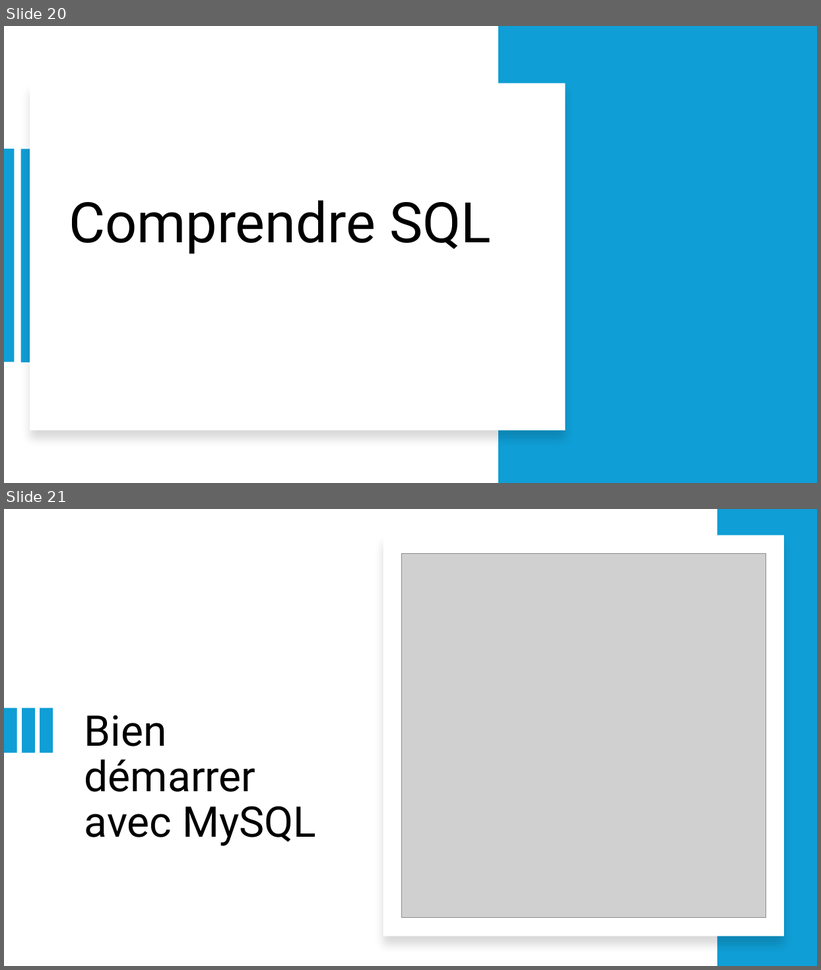
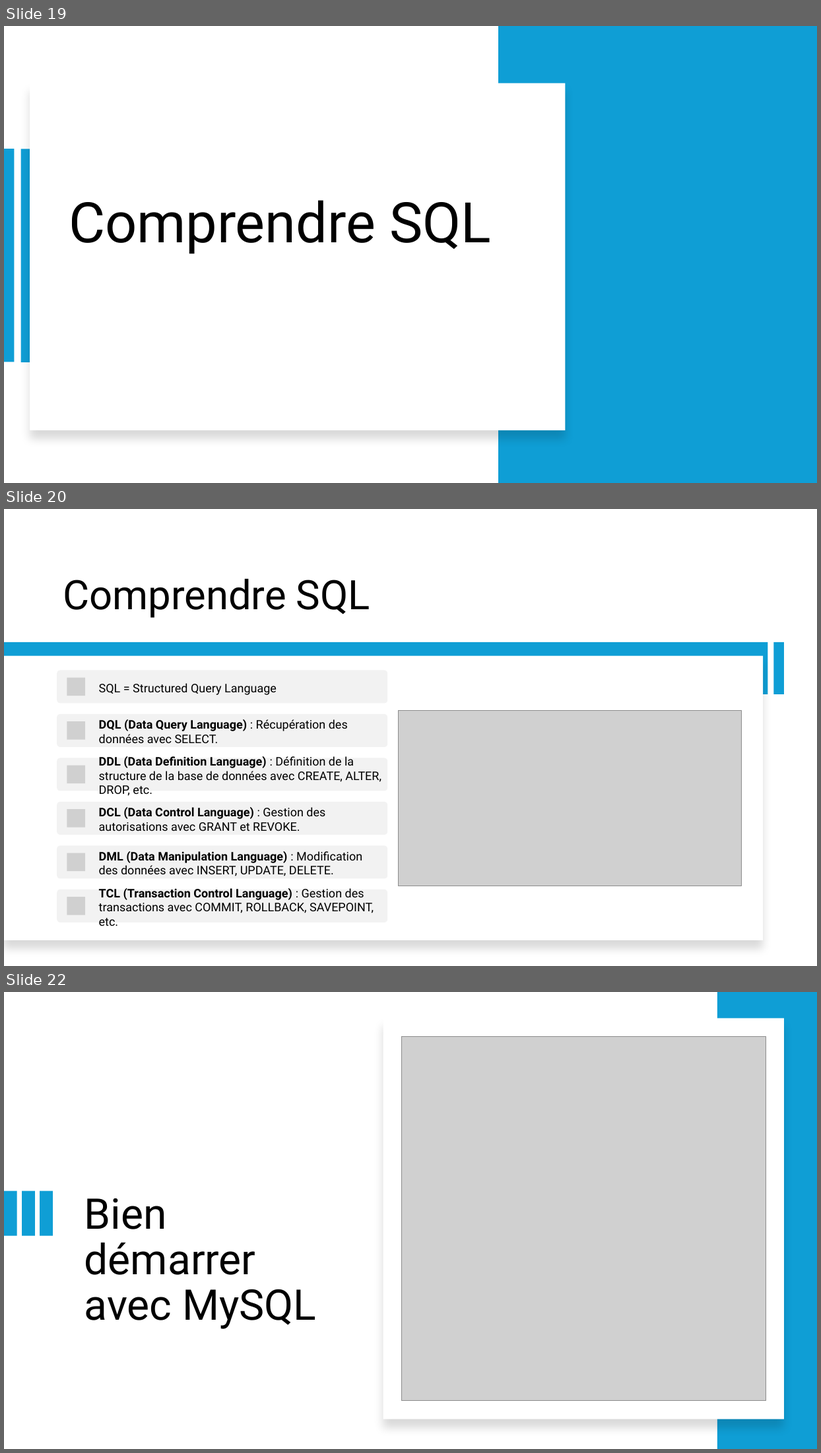
Before and after one commit to LeCoinStat/LeCoinStat, a slide deck: Bien_Debuter_SQL/Jour1/Bases_SQL_Guide_Pour_Bien_Démarrer.pptx. Shown one above the other, each under a label of ours: slides 20 and 21 before the commit, slides 19, 20 and 22 after it; the slides between them are not shown. The pictures are 821x970 and 821x1453 pixels, drawn with LibreOffice and Linux fonts; fonts in the diff are those of the drawing; grey boxes stand for pictures. Boxes give left, top, right and bottom in pixels: in the first picture for what was removed or moved away, otherwise in the second. Text is boxed around its words. In the diff, an @@ line names an element or a change of style, - is before the commit and + after.

```diff
--- a/Bien_Debuter_SQL/Jour1/Bases_SQL_Guide_Pour_Bien_Démarrer.pptx
+++ b/Bien_Debuter_SQL/Jour1/Bases_SQL_Guide_Pour_Bien_Démarrer.pptx
@@ slide 20 added at (x1=4, y1=509, x2=817, y2=966), background #FFFFFF @@
@@ title added at (x1=63, y1=578, x2=370, y2=618), 48 pt, text #000000 @@
+Comprendre SQL
@@ rectangle added at (x1=4, y1=642, x2=768, y2=694), fill #0F9ED5 @@
@@ rectangle added at (x1=774, y1=642, x2=784, y2=694), fill #0F9ED5 @@
@@ rectangle added at (x1=4, y1=656, x2=764, y2=941), fill #FFFFFF @@
@@ picture added at (x1=398, y1=710, x2=741, y2=887) @@
@@ group added at (x1=57, y1=671, x2=387, y2=926): 6 rounded rectangles, 6 pictures, 6 texts @@
+SQL = Structured Query Language
+DQL (Data Query Language) : Récupération des données avec SELECT.
+DDL (Data Definition Language) : Définition de la structure de la base de données avec CREATE, ALTER, DROP, etc.
+DCL (Data Control Language) : Gestion des autorisations avec GRANT et REVOKE.
+DML (Data Manipulation Language) : Modification des données avec INSERT, UPDATE, DELETE.
+TCL (Transaction Control Language) : Gestion des transactions avec COMMIT, ROLLBACK, SAVEPOINT, etc.
@@ what was slide 20 is now slide 19 @@
@@ what was slide 21 is now slide 22 @@
```
Also in this commit, not shown: 2 other slides added, 1 slide removed, 2 other files.
